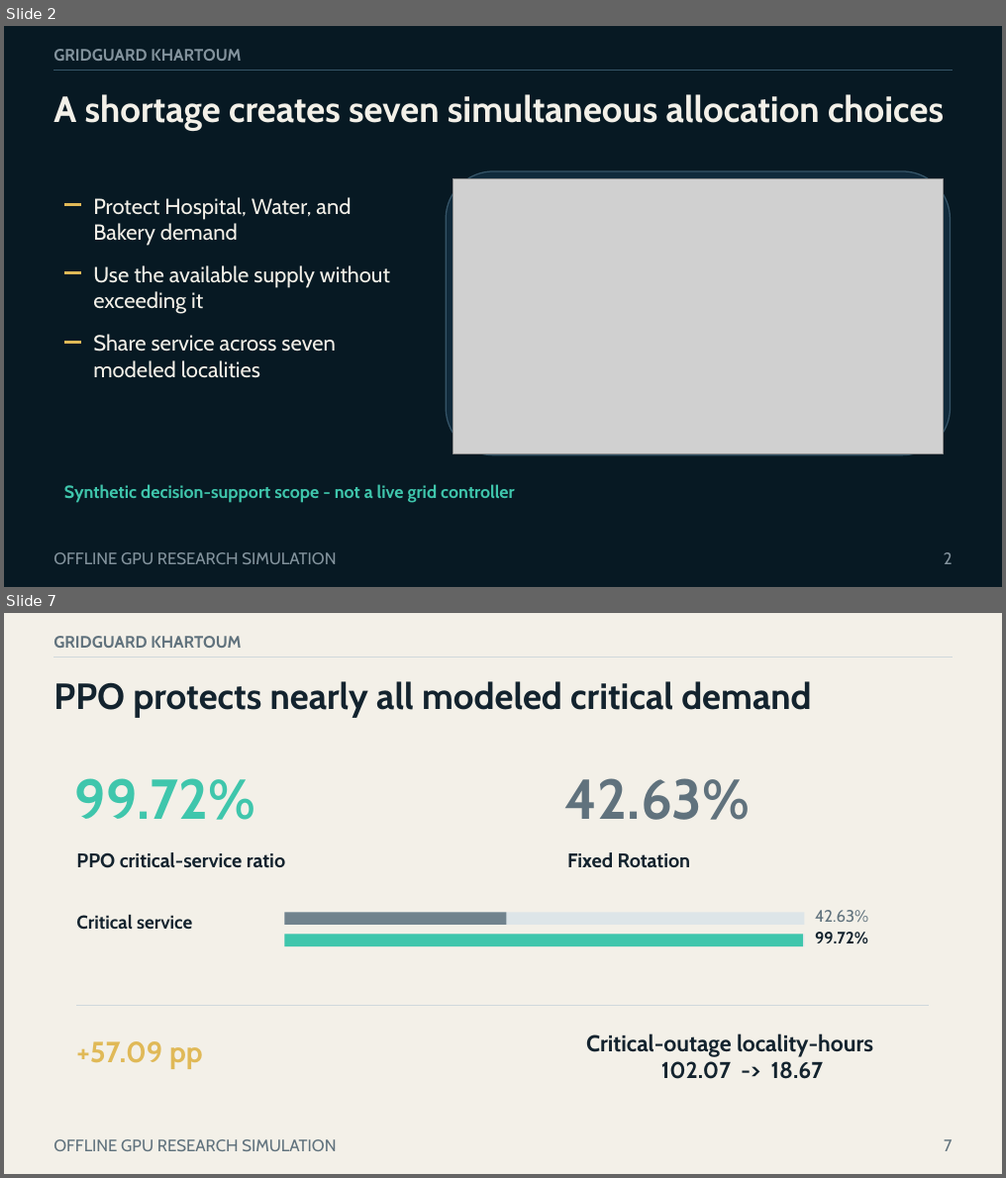
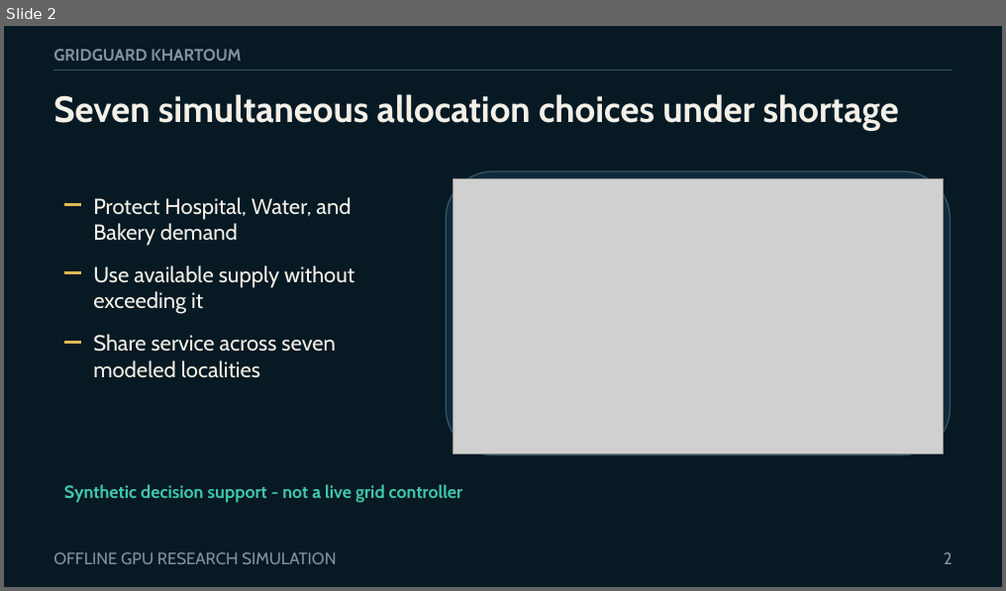
Before and after one commit to boomout2012-afk/gridguard-khartoum, a slide deck: output/presentation/gridguard-khartoum-defense.pptx. Shown one above the other, each under a label of ours: slides 2 and 7 before the commit, slide 2 after it; the slides between them are not shown. The pictures are 1006x1178 and 1006x591 pixels, drawn with LibreOffice and Linux fonts; fonts in the diff are those of the drawing; grey boxes stand for pictures. Boxes give left, top, right and bottom in pixels: in the first picture for what was removed or moved away, otherwise in the second. Text is boxed around its words. In the diff, an @@ line names an element or a change of style, - is before the commit and + after.

```diff
--- a/output/presentation/gridguard-khartoum-defense.pptx
+++ b/output/presentation/gridguard-khartoum-defense.pptx
@@ slide 7 removed at <box>4,613,1002,1174</box>, background #F3F0E8 @@
@@ text removed at <box>54,636,241,648</box> @@
-GRIDGUARD KHARTOUM
@@ line removed from (54, 657) to (952, 657) @@
@@ text removed at <box>54,681,811,718</box> @@
-PPO protects nearly all modeled critical demand
@@ text removed at <box>74,778,255,820</box> @@
-99.72%
@@ text removed at <box>565,778,749,820</box> @@
-42.63%
@@ text removed at <box>76,853,285,868</box> @@
-PPO critical-service ratio
@@ text removed at <box>567,853,691,868</box> @@
-Fixed Rotation
@@ text removed at <box>76,915,192,930</box> @@
-Critical service
@@ rectangle removed at <box>285,912,804,925</box> @@
@@ rectangle removed at <box>285,912,506,925</box> @@
@@ rectangle removed at <box>285,934,804,947</box> @@
@@ rectangle removed at <box>285,934,803,947</box> @@
@@ text removed at <box>815,910,868,922</box> @@
-42.63%
@@ text removed at <box>815,932,868,945</box> @@
-99.72%
@@ line removed from (76, 1006) to (930, 1006) @@
@@ text removed at <box>76,1042,203,1069</box> @@
-+57.09 pp
@@ text removed at <box>586,1034,873,1079</box> @@
-Critical-outage locality-hours
-102.07 -> 18.67
@@ text removed at <box>54,1140,336,1152</box> @@
-OFFLINE GPU RESEARCH SIMULATION
@@ text removed at <box>944,1140,951,1152</box> @@
-7
@@ slide 2 changed as well @@
@@ text at <box>54,94,899,131</box>: text changed @@
-A shortage creates seven simultaneous allocation choices
+Seven simultaneous allocation choices under shortage
@@ text at <box>93,266,354,314</box>: text changed @@
-Use the available supply without exceeding it
+Use available supply without exceeding it
@@ text at <box>64,484,463,503</box>: text changed @@
-Synthetic decision-support scope - not a live grid controller
+Synthetic decision support - not a live grid controller
```
Also in this commit, not shown: 5 other slides changed, 7 slides added, 5 other slides removed, 2 other files.
